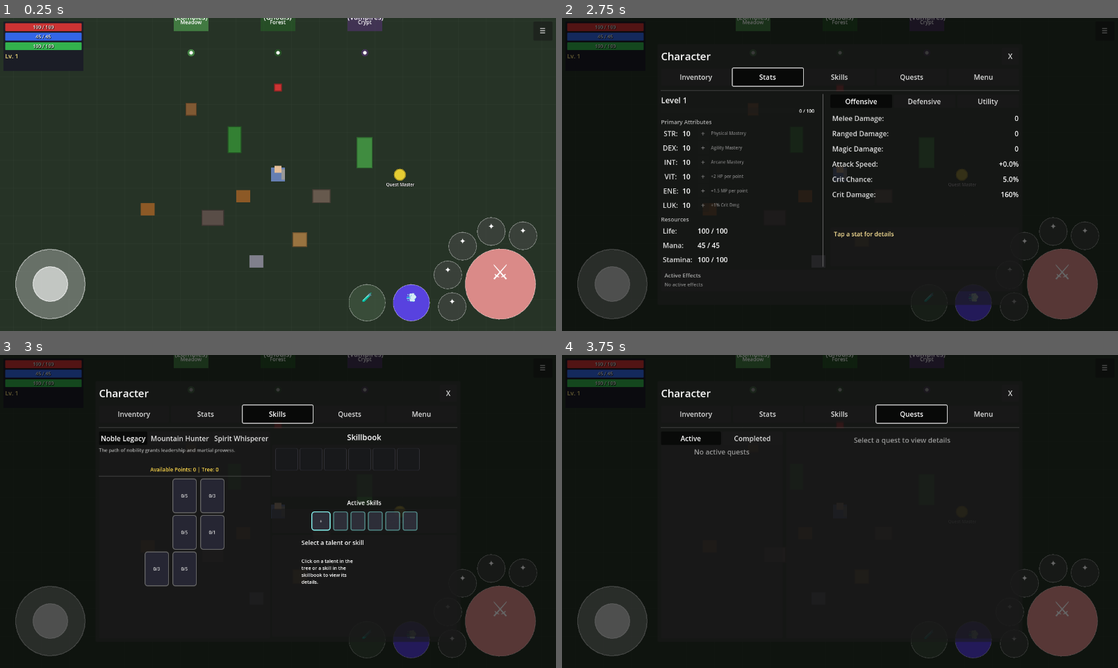
Above: before the commit, frames 1-4 (two rows, left to right).
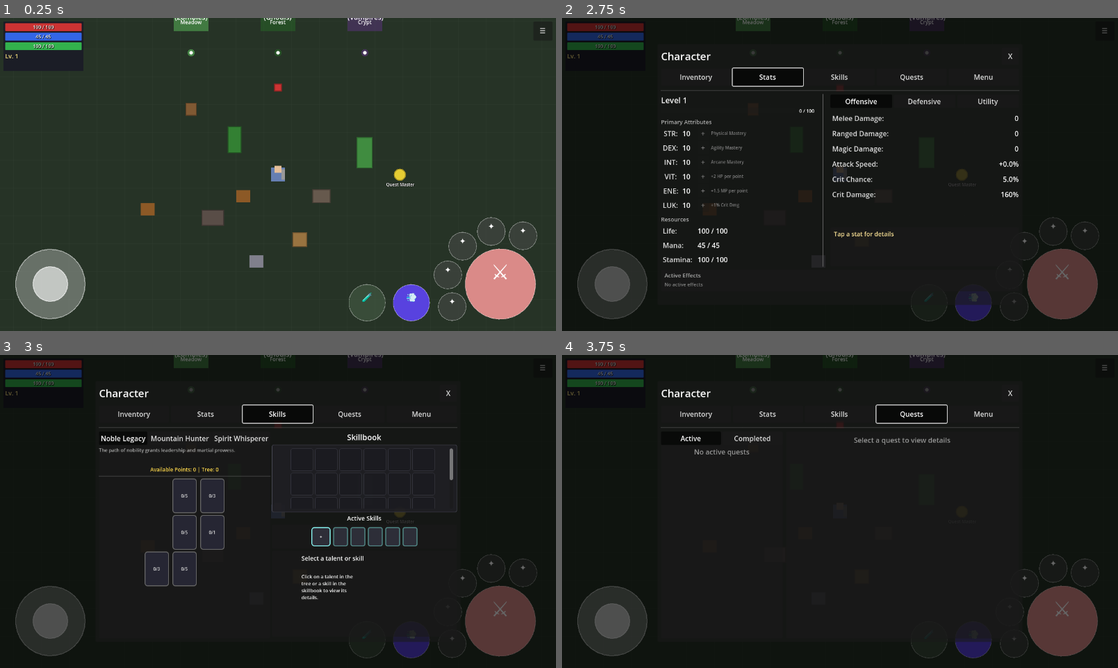
Above: after the commit, the same moments.

Repository: MatousHruska/MobileTestia
Game: Godot game, scene res://scenes/world/test_zone.tscn
Two runs of this game, one before a commit and one after it. Both use one fixed random seed, a clock stepped at 60 frames per second and the inputs below.
Inputs:
- Up to frame 1 (0.25 s): no input
- Up to frame 2 (2.75 s): click "☰" at 0.5 s; click "Inventory" at 1.25 s; click "Stats" at 2 s
- Up to frame 3 (3 s): click "Skills" at 2.75 s
- Up to frame 4 (3.75 s): click "Quests" at 3.5 s

Frames 1-2 are identical in both runs. In frame 3, 3.0% of the frame differs, in the area x 48-83%, y 28-78%; in frame 4, nothing differs.

Commit message:
Make skillbook 5x6 grid with scroll, center content, add border

Diff:
--- a/scripts/ui/menu/skills_panel.gd
+++ b/scripts/ui/menu/skills_panel.gd
@@ -27,7 +27,7 @@
 const TREE_WIDTH := 340  ## Width of talent tree panel
 const SKILLBOOK_COLS := 6  ## Columns in skillbook grid
 const SKILLBOOK_CELL_SIZE := 52  ## Size of skillbook cells
-const SKILLBOOK_MIN_SLOTS := 6  ## Minimum visible slots (1 row)
+const SKILLBOOK_MIN_SLOTS := 30  ## Total slots (5 rows x 6 columns)
 
 ## Colors
 const COLOR_LOCKED := Color(0.4, 0.4, 0.4)
@@ -170,17 +170,28 @@
 	_right_panel.size_flags_vertical = Control.SIZE_EXPAND_FILL
 	parent.add_child(_right_panel)
 
-	# Skillbook header
+	# Skillbook header (centered)
 	_skillbook_header = Label.new()
 	_skillbook_header.text = "Skillbook"
 	_skillbook_header.add_theme_font_size_override("font_size", 18)
 	_skillbook_header.horizontal_alignment = HORIZONTAL_ALIGNMENT_CENTER
+	_skillbook_header.size_flags_horizontal = Control.SIZE_EXPAND_FILL
 	_right_panel.add_child(_skillbook_header)
 
-	# Skillbook grid
+	# Skillbook container with border
 	var skillbook_panel := PanelContainer.new()
-	skillbook_panel.custom_minimum_size = Vector2(SKILLBOOK_COLS * (SKILLBOOK_CELL_SIZE + 4) + 16, 120)
+	# Height shows ~2.5 rows to imply scrolling
+	var visible_height := int(2.5 * (SKILLBOOK_CELL_SIZE + 4)) + 16
+	skillbook_panel.custom_minimum_size = Vector2(0, visible_height)
 	_right_panel.add_child(skillbook_panel)
+
+	# Style with border
+	var panel_style := StyleBoxFlat.new()
+	panel_style.bg_color = Color(0.12, 0.12, 0.14, 0.9)
+	panel_style.border_color = Color(0.3, 0.3, 0.35)
+	panel_style.set_border_width_all(1)
+	panel_style.set_corner_radius_all(4)
+	skillbook_panel.add_theme_stylebox_override("panel", panel_style)
 
 	var skillbook_margin := MarginContainer.new()
 	skillbook_margin.add_theme_constant_override("margin_left", 8)
@@ -192,13 +203,19 @@
 	var skillbook_scroll := ScrollContainer.new()
 	skillbook_scroll.size_flags_horizontal = Control.SIZE_EXPAND_FILL
 	skillbook_scroll.size_flags_vertical = Control.SIZE_EXPAND_FILL
+	skillbook_scroll.horizontal_scroll_mode = ScrollContainer.SCROLL_MODE_DISABLED
 	skillbook_margin.add_child(skillbook_scroll)
+
+	# Center container for the grid
+	var center := CenterContainer.new()
+	center.size_flags_horizontal = Control.SIZE_EXPAND_FILL
+	skillbook_scroll.add_child(center)
 
 	_skillbook_grid = GridContainer.new()
 	_skillbook_grid.columns = SKILLBOOK_COLS
 	_skillbook_grid.add_theme_constant_override("h_separation", 4)
 	_skillbook_grid.add_theme_constant_override("v_separation", 4)
-	skillbook_scroll.add_child(_skillbook_grid)
+	center.add_child(_skillbook_grid)
 
 	# Build skill bind UI (below skillbook)
 	_build_skill_bind_ui()
